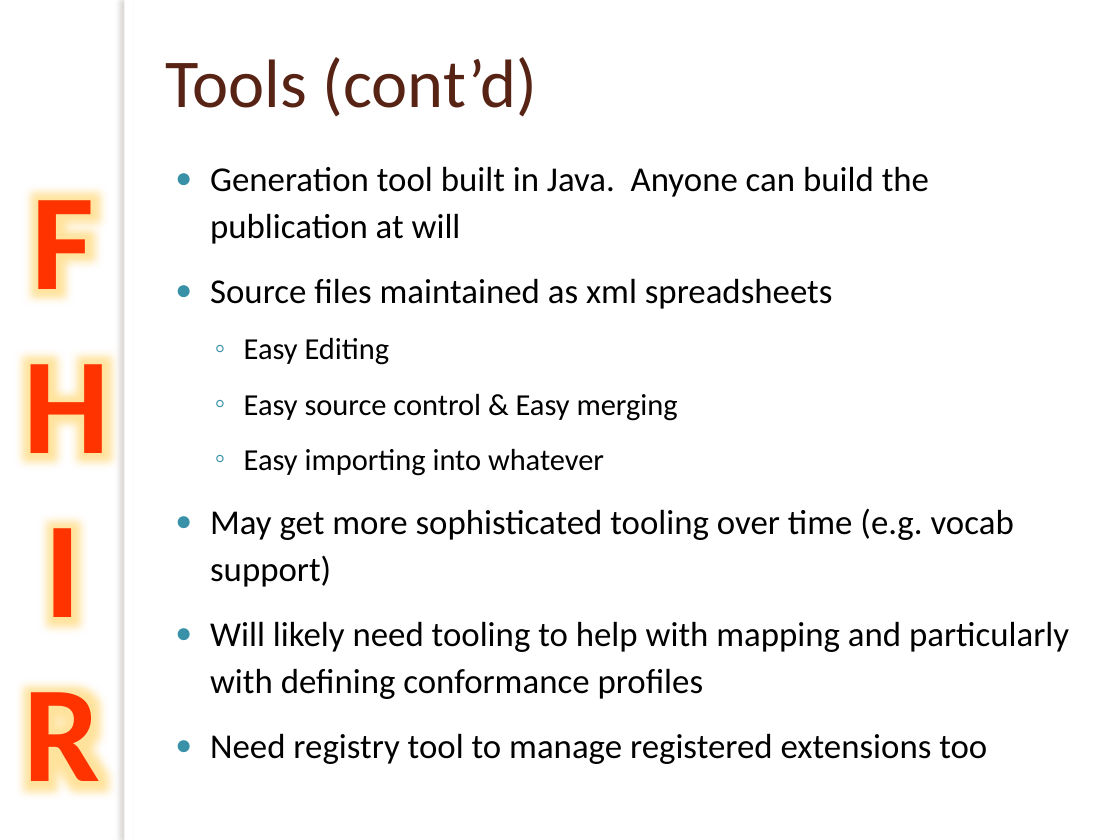
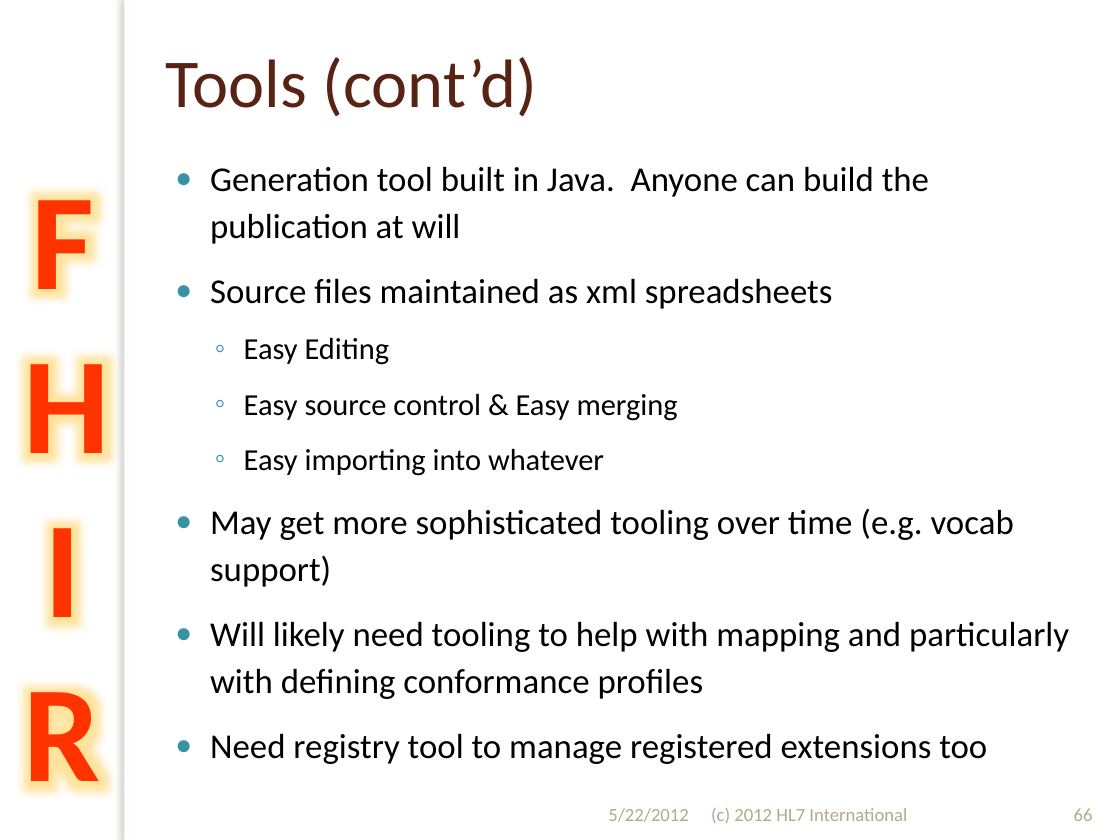
Before and after one commit to vista-novo/fhir, a slide deck: slide 66 of presentations/Introduction to FHIR.pptx. Drawn at 1120x840 pixels with LibreOffice and Linux fonts; fonts in the diff are those of the drawing; background and template pictures are left out. Boxes give left, top, right and bottom in pixels: in the first picture for what was removed or moved away, otherwise in the second. Text is boxed around its words. In the diff, an @@ line names an element or a change of style, - is before the commit and + after.

```diff
--- a/presentations/Introduction to FHIR.pptx
+++ b/presentations/Introduction to FHIR.pptx
@@ text added at [608, 808, 689, 822], 12 pt, text #B6A98A @@
+5/22/2012
@@ text added at [711, 808, 907, 823], 12 pt, text #B6A98A @@
+(c) 2012 HL7 International
@@ page number added at [1074, 808, 1093, 821], 12 pt, text #B6A98A @@
+66
```
Also in this commit, not shown: 80 other slides changed, 3 slides added, 2 slides removed.
